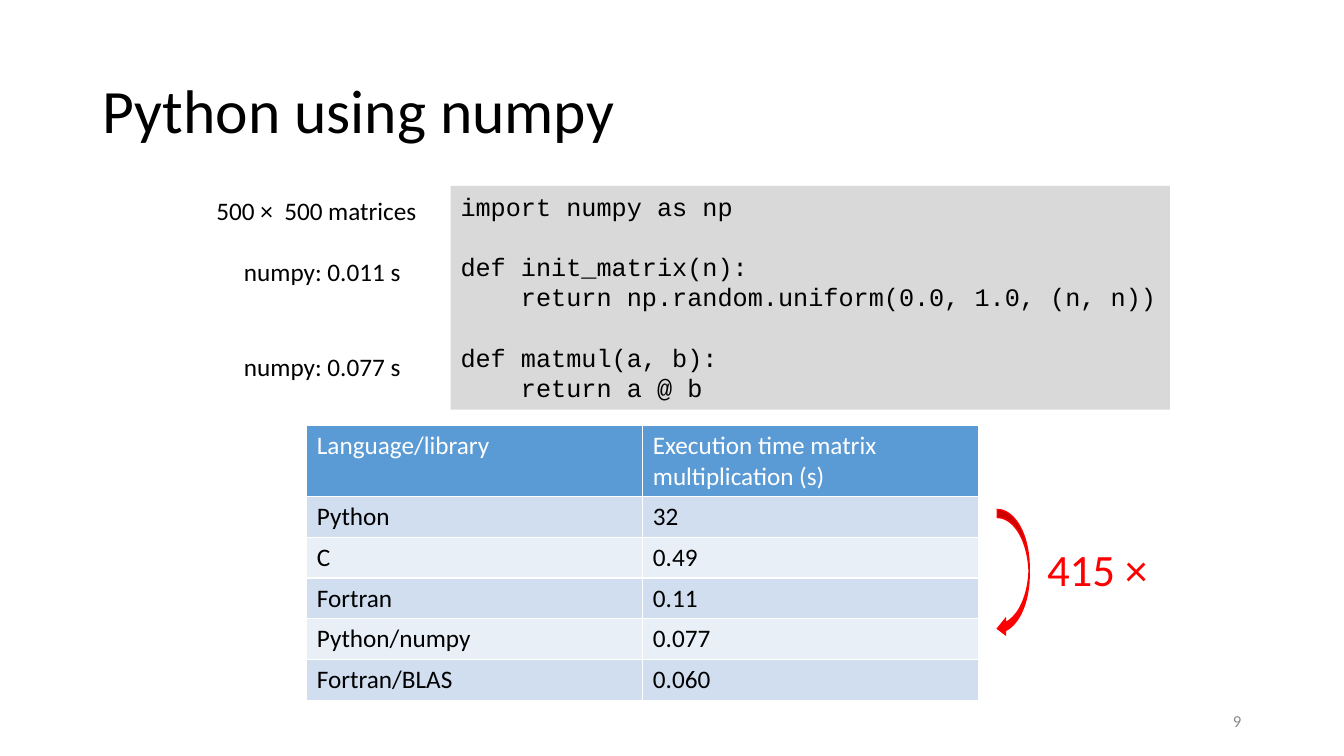
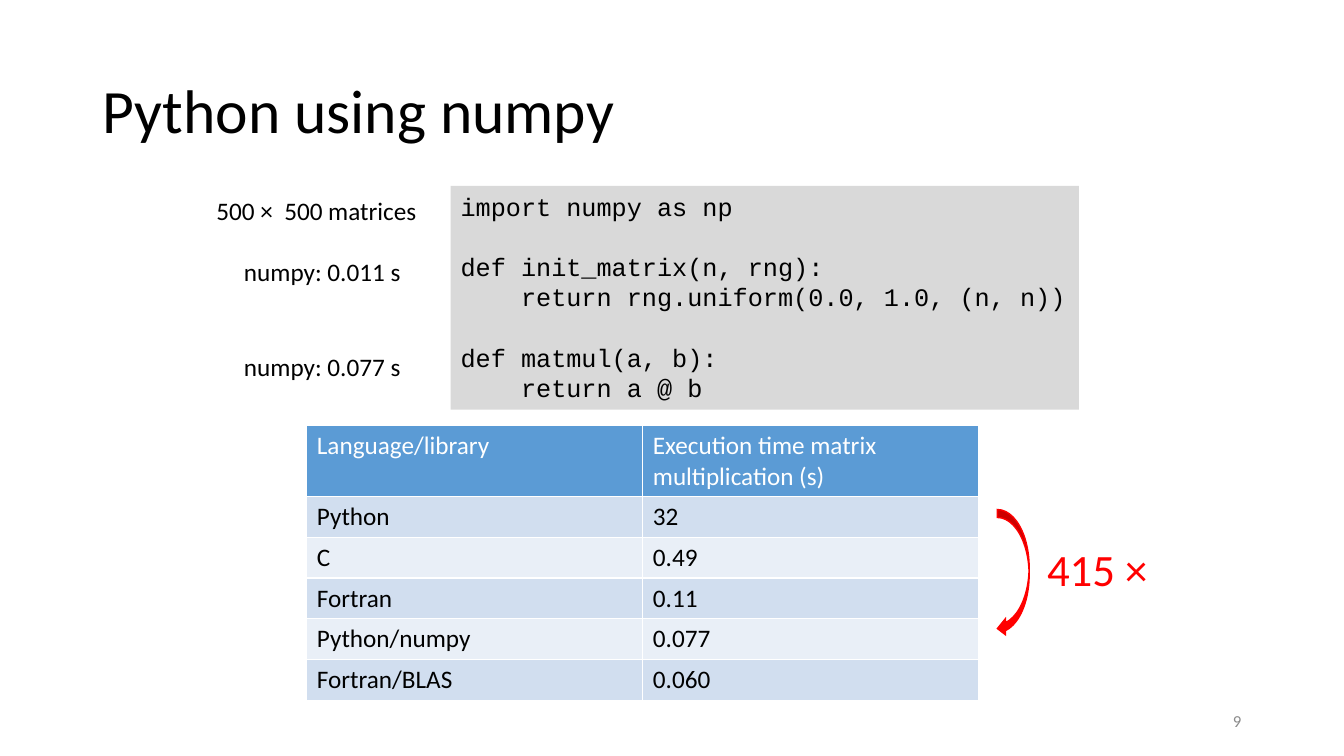
Before and after one commit to gjbex/Scientific-Python, a slide deck: slide 9 of scientific_python.pptx. Drawn at 1344x756 pixels with LibreOffice and Linux fonts; fonts in the diff are those of the drawing. Boxes give left, top, right and bottom in pixels: in the first picture for what was removed or moved away, otherwise in the second. Text is boxed around its words. In the diff, an @@ line names an element or a change of style, - is before the commit and + after.

Commit message:
Add slide on random number generation

```diff
--- a/scientific_python.pptx
+++ b/scientific_python.pptx
@@ rectangle "import numpy as np": place and size @@
-rectangle "import numpy as np" at box(451, 186, 1171, 409)
+rectangle "import numpy as np" at box(451, 186, 1079, 409)
@@ text in rectangle at box(461, 258, 1065, 312): text changed @@
-def init_matrix(n):
-return np.random.uniform(0.0, 1.0, (n, n))
+def init_matrix(n, rng):
+return rng.uniform(0.0, 1.0, (n, n))
```
Also in this commit, not shown: 7 other slides changed, 1 slide added.
